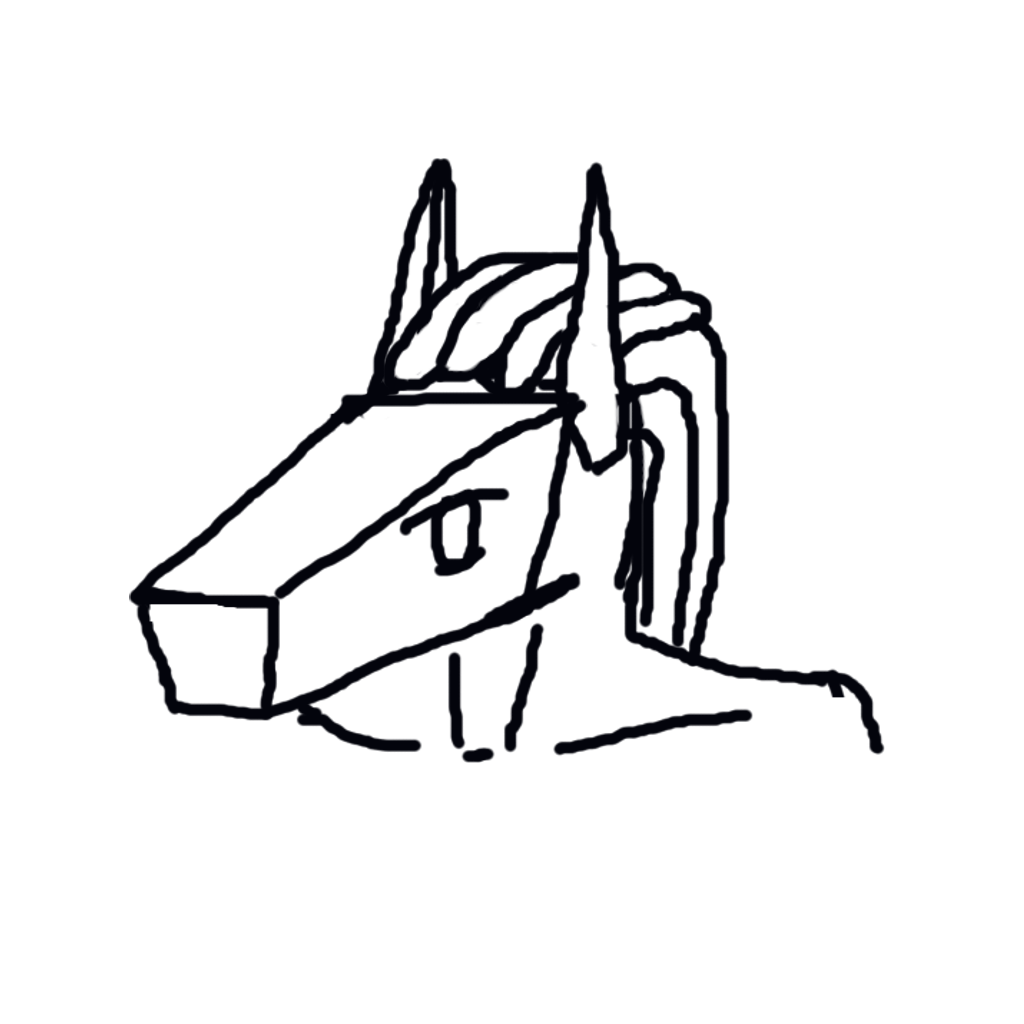
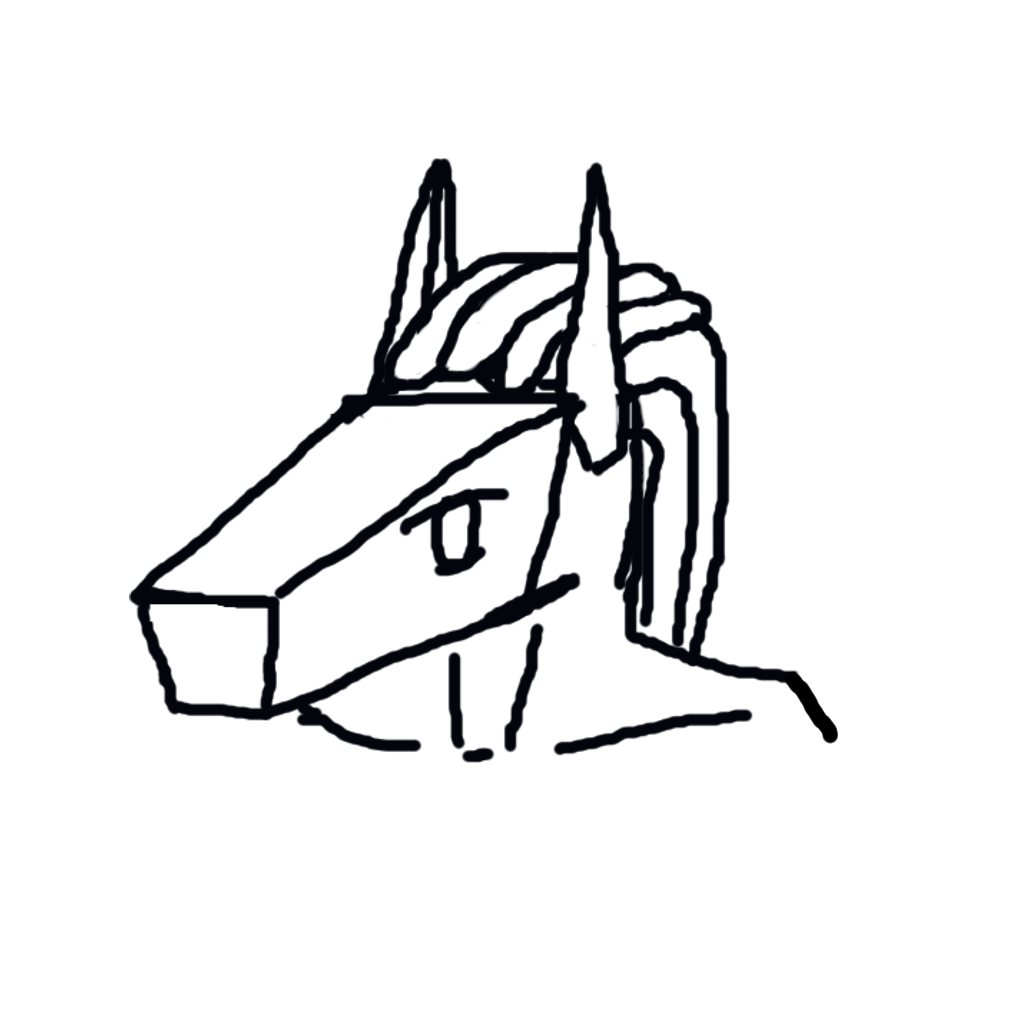
Layers edited between the first and the second 1024×1024 image:
painted on "Обычный слой 5" over [785, 668, 885, 755]
